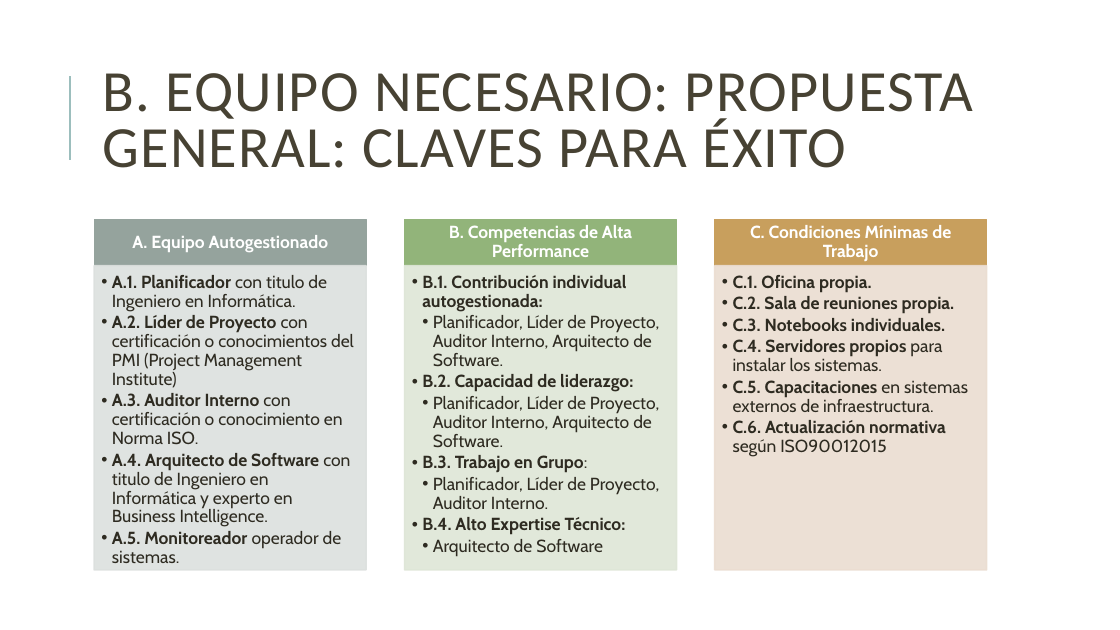
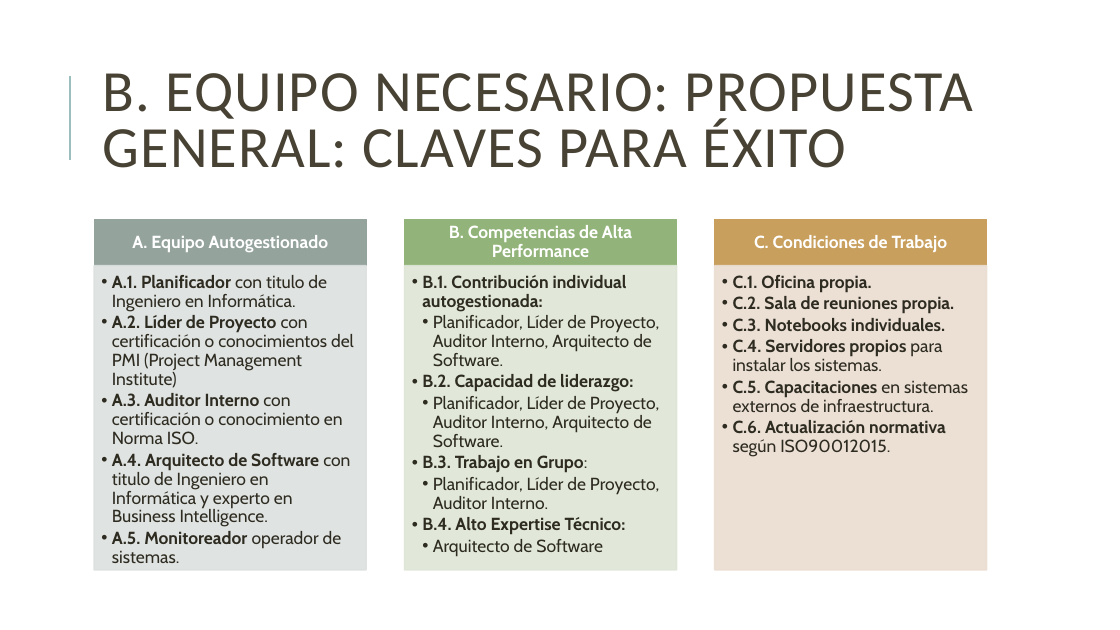
Before and after one commit to jsrxar/dge, a slide deck: slide 35 of 1-general/1-presentaciones/planificacion-control-presentacion-v2.pptx. Drawn at 1120x630 pixels with LibreOffice and Linux fonts; fonts in the diff are those of the drawing. Boxes give left, top, right and bottom in pixels: in the first picture for what was removed or moved away, otherwise in the second. Text is boxed around its words. In the diff, an @@ line names an element or a change of style, - is before the commit and + after.

```diff
--- a/1-general/1-presentaciones/planificacion-control-presentacion-v2.pptx
+++ b/1-general/1-presentaciones/planificacion-control-presentacion-v2.pptx
@@ text at <box>754,235,948,252</box>: text changed @@
-C. Condiciones Mínimas de Trabajo
+C. Condiciones de Trabajo
@@ text at <box>733,420,946,457</box>: text changed @@
-  •• C.6. Actualización normativa según ISO90012015
+  •• C.6. Actualización normativa según ISO90012015.
```
Also in this commit, not shown: 7 other slides changed.
